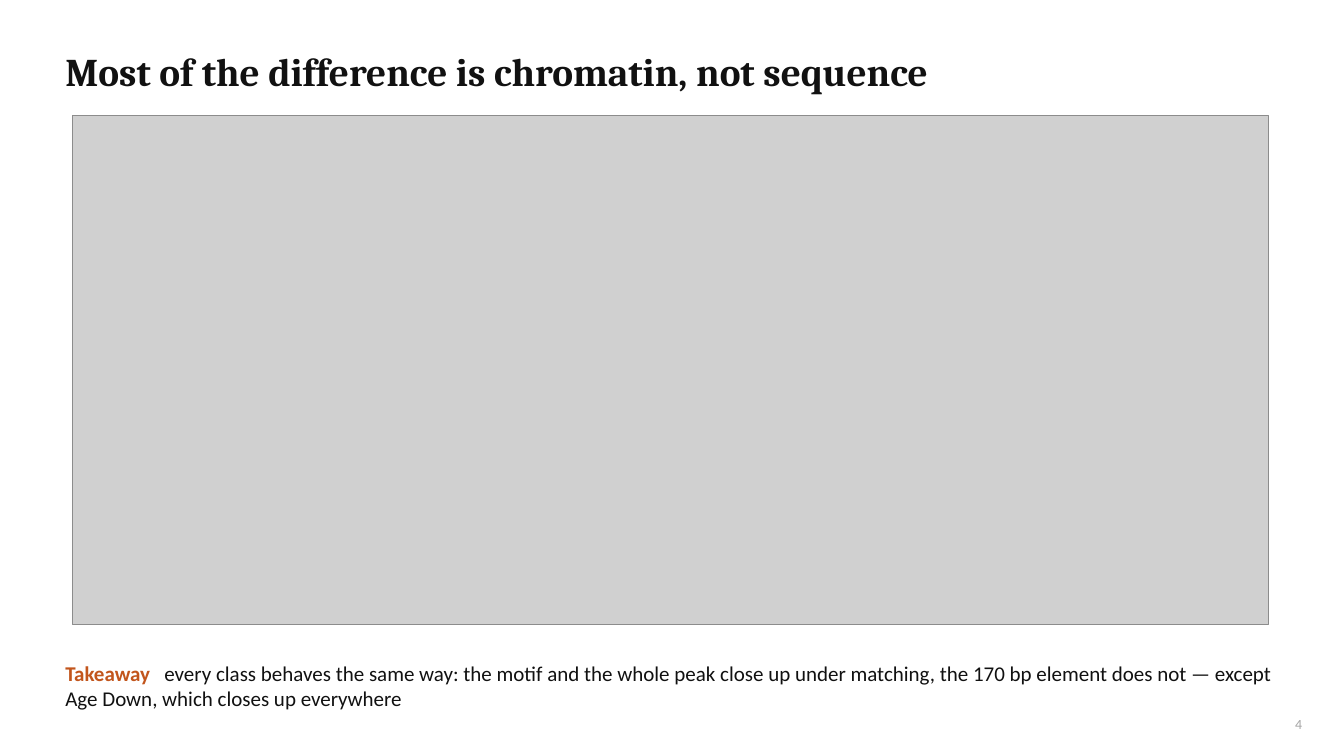
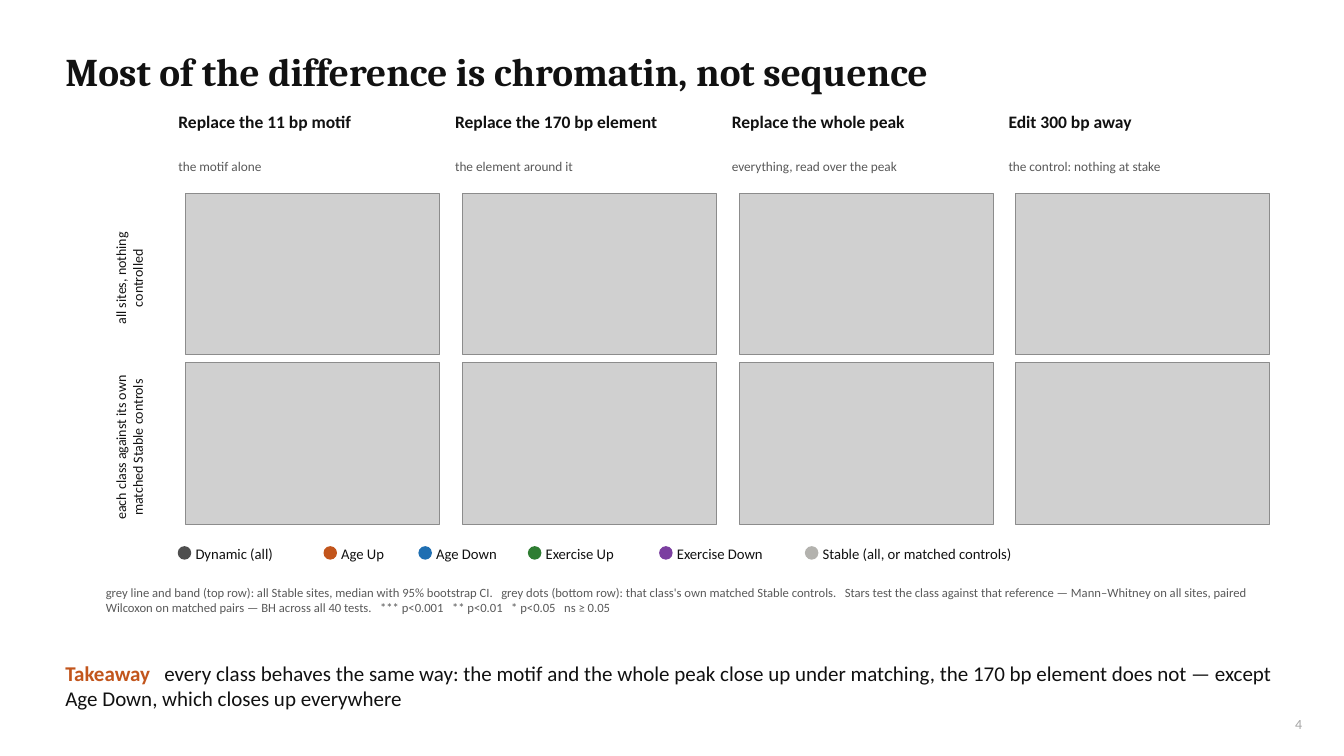
Before and after one commit to cytokine4242/Alpha_Genome_Ap1, a slide deck: slide 4 of Analysis/AP1_AlphaGenome_results.pptx. Drawn at 1344x756 pixels with LibreOffice and Linux fonts; fonts in the diff are those of the drawing; grey boxes stand for pictures. Boxes give left, top, right and bottom in pixels: in the first picture for what was removed or moved away, otherwise in the second. Text is boxed around its words. In the diff, an @@ line names an element or a change of style, - is before the commit and + after.

```diff
--- a/Analysis/AP1_AlphaGenome_results.pptx
+++ b/Analysis/AP1_AlphaGenome_results.pptx
@@ picture removed at (73,116,1268,625) @@
@@ text added at (178,115,351,131), 12.5 pt, text #111111, bold @@
+Replace the 11 bp motif
@@ text added at (455,115,657,131), 12.5 pt, text #111111, bold @@
+Replace the 170 bp element
@@ text added at (732,115,904,131), 12.5 pt, text #111111, bold @@
+Replace the whole peak
@@ text added at (1009,115,1132,131), 12.5 pt, text #111111, bold @@
+Edit 300 bp away
@@ text added at (178,162,261,171), 9.5 pt, text #595959 @@
+the motif alone
@@ text added at (455,162,572,171), 9.5 pt, text #595959 @@
+the element around it
@@ text added at (732,162,897,174), 9.5 pt, text #595959 @@
+everything, read over the peak
@@ text added at (1009,162,1161,174), 9.5 pt, text #595959 @@
+the control: nothing at stake
@@ picture added at (186,194,440,355) @@
@@ picture added at (463,194,717,355) @@
@@ picture added at (739,194,993,355) @@
@@ picture added at (1016,194,1270,355) @@
@@ text added at (113,236,147,324), 10 pt, text #111111 @@
+all sites, nothing controlled
@@ text added at (113,377,147,519), 10 pt, text #111111 @@
+each class against its own matched Stable controls
@@ picture added at (186,363,440,524) @@
@@ picture added at (463,363,717,524) @@
@@ picture added at (739,363,993,524) @@
@@ picture added at (1016,363,1270,524) @@
@@ ellipse added at (178,546,191,559), fill #4F4F4F, outline #4F4F4F 1 pt @@
@@ text added at (196,548,273,562), 10.5 pt, text #111111 @@
+Dynamic (all)
@@ ellipse added at (325,546,337,559), fill #C2551C, outline #C2551C 1 pt @@
@@ text added at (341,549,384,562), 10.5 pt, text #111111 @@
+Age Up
@@ ellipse added at (419,546,432,559), fill #1F6FB2, outline #1F6FB2 1 pt @@
@@ text added at (436,549,497,562), 10.5 pt, text #111111 @@
+Age Down
@@ ellipse added at (528,546,540,559), fill #2E7D32, outline #2E7D32 1 pt @@
@@ text added at (546,549,614,562), 10.5 pt, text #111111 @@
+Exercise Up
@@ ellipse added at (660,546,673,559), fill #7B3FA0, outline #7B3FA0 1 pt @@
@@ text added at (677,549,763,559), 10.5 pt, text #111111 @@
+Exercise Down
@@ ellipse added at (806,546,818,559), fill #B3B2AE, outline #B3B2AE 1 pt @@
@@ text added at (823,548,1011,561), 10.5 pt, text #111111 @@
+Stable (all, or matched controls)
@@ text added at (106,588,1247,614), 9 pt, text #595959 @@
+grey line and band (top row): all Stable sites, median with 95% bootstrap CI. grey dots (bottom row): that class's own matched Stable controls. Stars test the class against that reference — Mann–Whitney on all sites, paired Wilcoxon on matched pairs — BH across all 40 tests. *** p<0.001 ** p<0.01 * p<0.05 ns ≥ 0.05
```
Also in this commit, not shown: 7 other slides changed, 45 other files.
